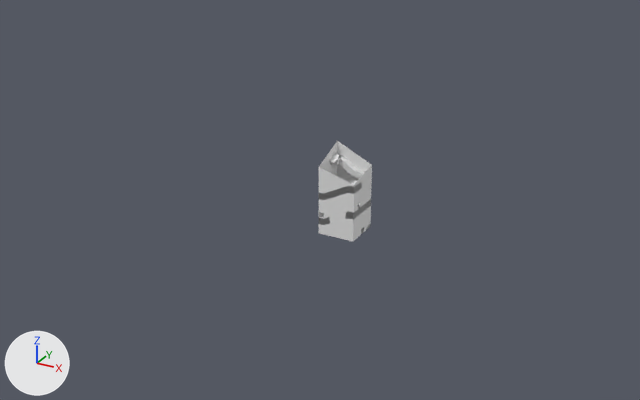
Before and after pictures for a commit that changed the Blender file DungeonGame/res/level/room/pillar_foundation/pillar_foundation.blend.
The view is the same before and after, from a camera (50 mm lens) standing at (190.0, -372.0, 200.0) and looking at (-10.0, -8.0, 18.0). Arrows for +X, +Y and +Z are at lower left; the lights stay in place.

In view in the first picture: 'Room', 'Stairs'.
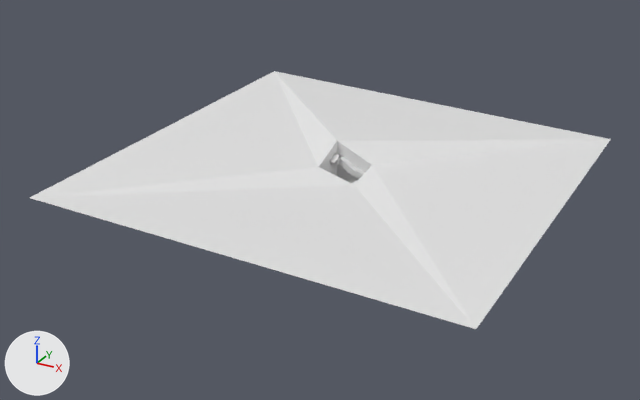
The change in detail:
me_cube has 24 vertices, 9 faces and spans x -10.0..10.0, y -10.0..10.0, z 0.0..44.4.
me_cube is used by ob_room; location (0.0, 0.0, 0.0).
Verts and faces of me_cube; kept vertices keep their numbers, new ones are numbered from 24.
Before the commit, vertices of me_cube: 1 (-10.0, -10.0, 36.7) at pixel (318, 167), 3 (-10.0, 10.0, 44.4) at pixel (337, 140), 5 (10.0, -10.0, 31.1) at pixel (354, 184), 7 (10.0, 10.0, 34.8) at pixel (372, 164).
Part 1, on me_cube:
New vertex 24 is at (-108.0, -108.0, 36.7), pixel (28, 197).
New vertex 25 is at (-108.0, 108.0, 44.4), pixel (274, 71).
New vertex 26 is at (108.0, -108.0, 31.1), pixel (476, 329).
New vertex 27 is at (108.0, 108.0, 34.8), pixel (610, 139).
New faces: (5, 26, 27, 7), (1, 24, 26, 5), (3, 7, 27, 25), (1, 3, 25, 24).

Where the change shows, as pixel boxes [x1, y1, x2, y2] in the pictures (640 x 400 px):
'Room', reshaped (978% wider, 156% taller)
    before: [319, 141, 372, 241]
    after: [30, 71, 611, 329]
part 1 of me_cube, added
    after: [30, 71, 611, 329]
